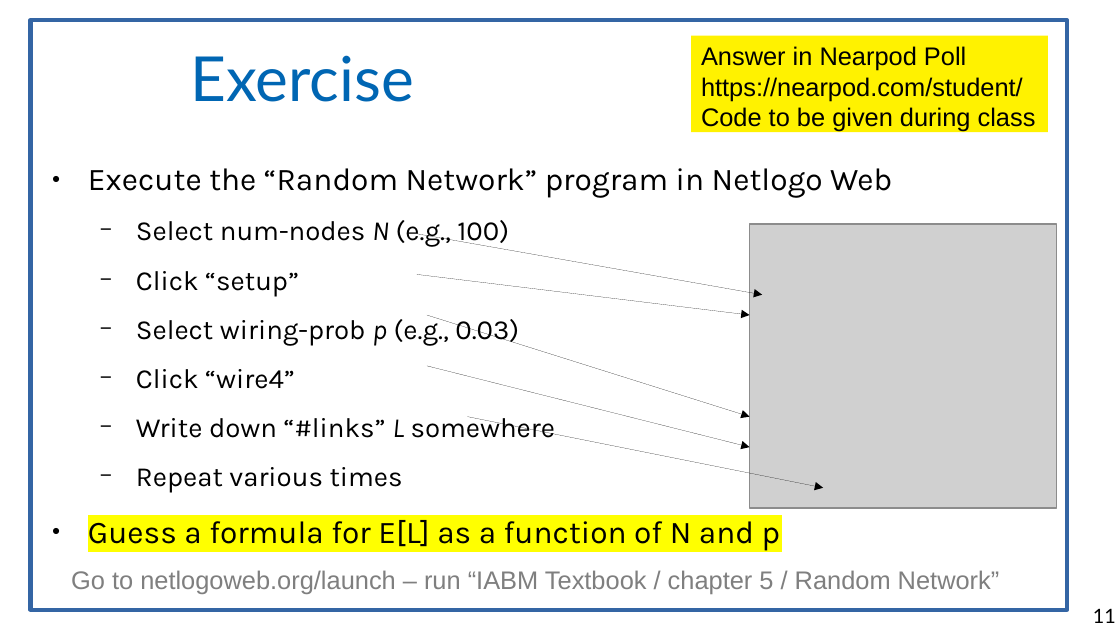
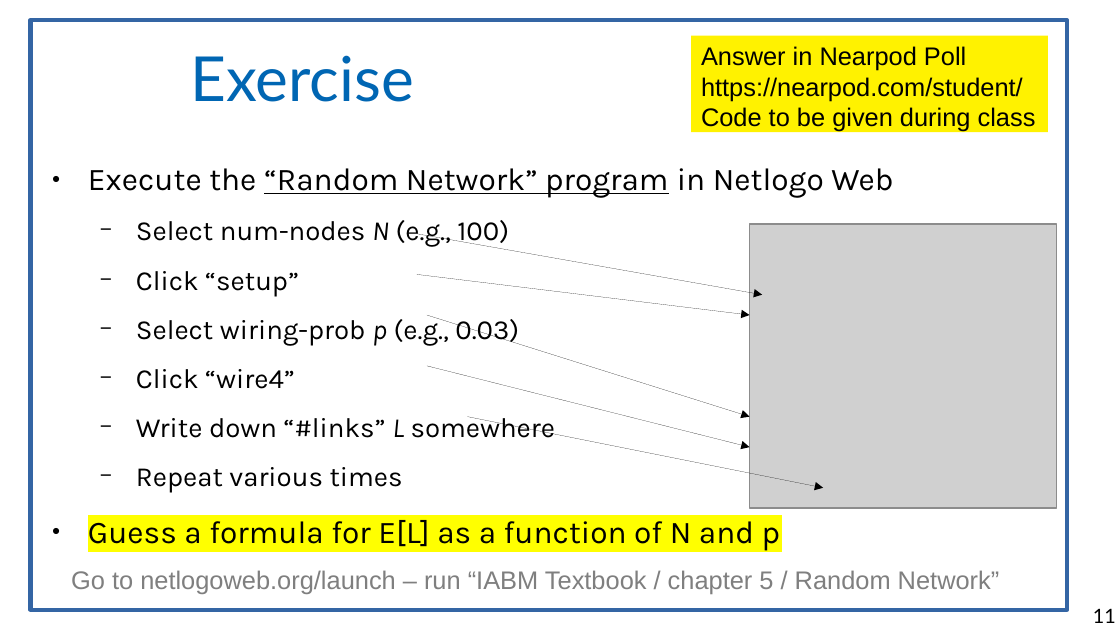
Before and after one commit to chatox/networks-science-course, a slide deck: slide 11 of theory/odp/tt11-random_networks.odp. Drawn at 1120x630 pixels with LibreOffice and Linux fonts; fonts in the diff are those of the drawing; grey boxes stand for pictures. Boxes give left, top, right and bottom in pixels: in the first picture for what was removed or moved away, otherwise in the second. Text is boxed around its words. In the diff, an @@ line names an element or a change of style, - is before the commit and + after.

```diff
--- a/theory/odp/tt11-random_networks.odp
+++ b/theory/odp/tt11-random_networks.odp
@@ text at box(88, 168, 893, 198): underline on in "“Random Network” program" @@
```
Also in this commit, not shown: 3 other slides changed, 4 other files.
